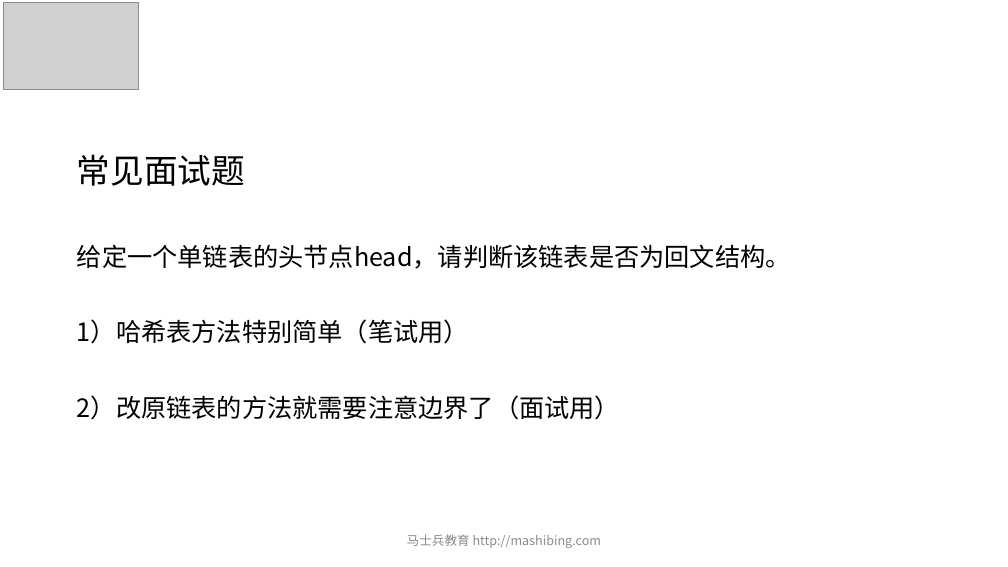
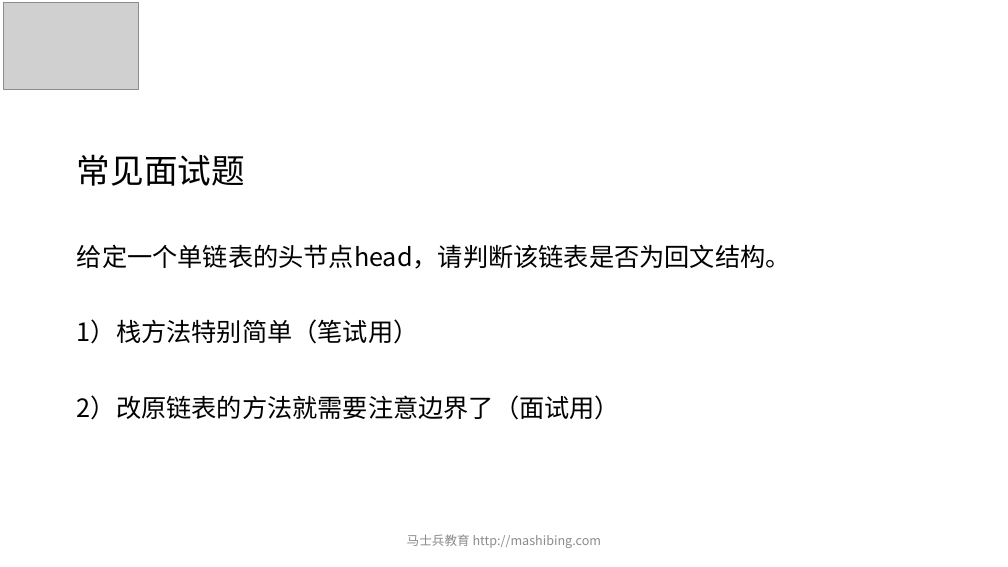
Before and after one commit to Yeyangshu/notes, a slide deck: slide 5 of A 基础/01 计算机/04 数据结构与算法/左程云/算法数据结构基础课/ppt/第06节.pptx. Drawn at 1008x567 pixels with LibreOffice and Linux fonts; fonts in the diff are those of the drawing; grey boxes stand for pictures. Boxes give left, top, right and bottom in pixels: in the first picture for what was removed or moved away, otherwise in the second. Text is boxed around its words. In the diff, an @@ line names an element or a change of style, - is before the commit and + after.

```diff
--- a/A 基础/01 计算机/04 数据结构与算法/左程云/算法数据结构基础课/ppt/第06节.pptx
+++ b/A 基础/01 计算机/04 数据结构与算法/左程云/算法数据结构基础课/ppt/第06节.pptx
@@ text at (77,319,419,344): text changed @@
-1）哈希表方法特别简单（笔试用）
+1）栈方法特别简单（笔试用）
```
Also in this commit, not shown: 3 other files.
